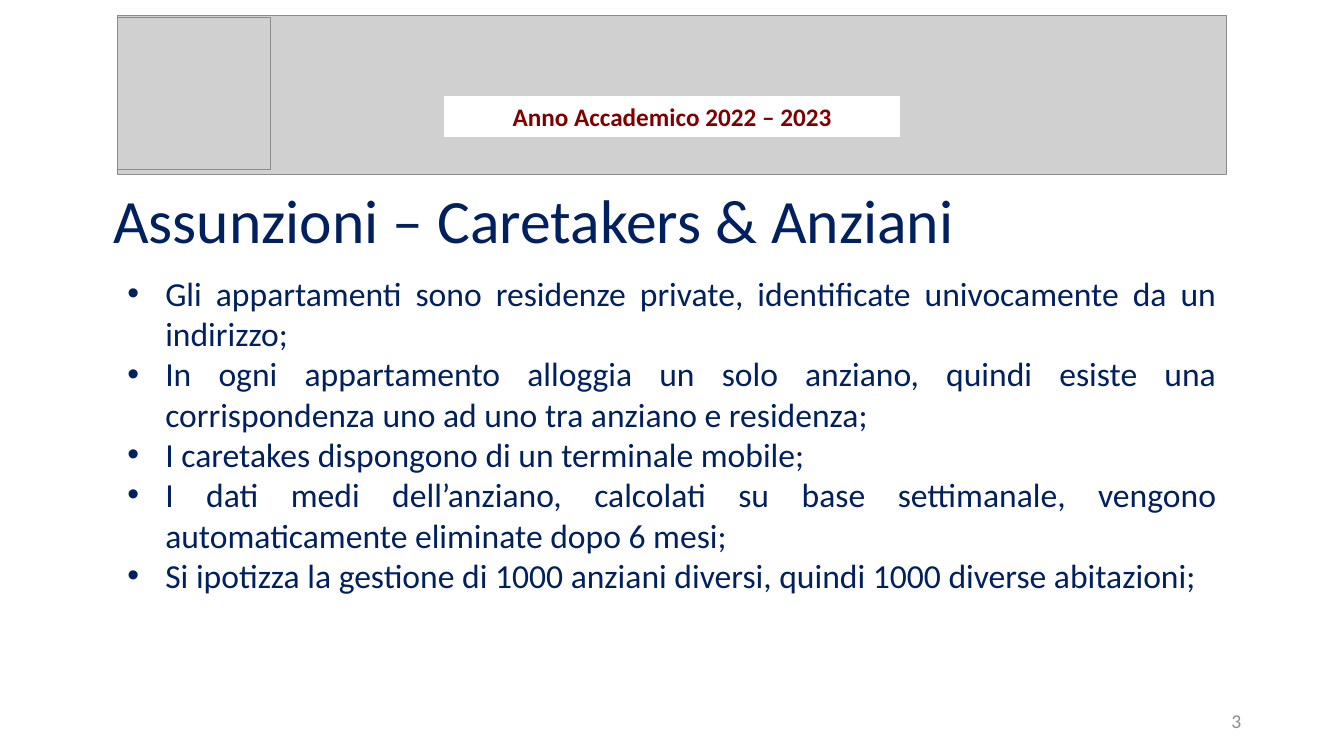
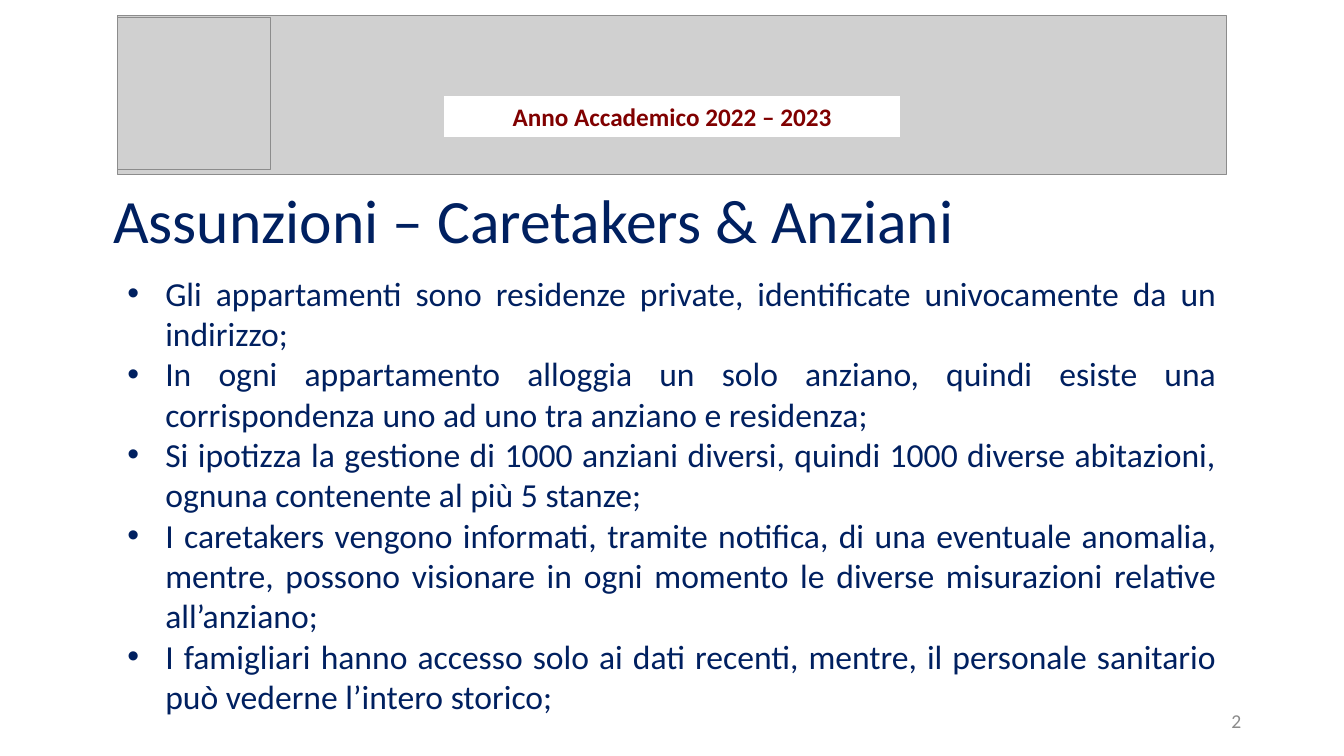
Before and after one commit to Wonderjack996/unimib-software-architecture, a slide deck: slide 2 of Progetto/Presentazione.pptx (slide 3 before the commit). Drawn at 1344x756 pixels with LibreOffice and Linux fonts; fonts in the diff are those of the drawing; grey boxes stand for pictures. Boxes give left, top, right and bottom in pixels: in the first picture for what was removed or moved away, otherwise in the second. Text is boxed around its words. In the diff, an @@ line names an element or a change of style, - is before the commit and + after.

```diff
--- a/Progetto/Presentazione.pptx
+++ b/Progetto/Presentazione.pptx
@@ text at box(165, 443, 1216, 715): text changed @@
-• I caretakes dispongono di un terminale mobile;
-• I dati medi dell’anziano, calcolati su base settimanale, vengono automaticamente eliminate dopo 6 mesi;
-• Si ipotizza la gestione di 1000 anziani diversi, quindi 1000 diverse abitazioni;
+• Si ipotizza la gestione di 1000 anziani diversi, quindi 1000 diverse abitazioni, ognuna contenente al più 5 stanze;
+• I caretakers vengono informati, tramite notifica, di una eventuale anomalia, mentre, possono visionare in ogni momento le diverse misurazioni relative all’anziano;
+• I famigliari hanno accesso solo ai dati recenti, mentre, il personale sanitario può vederne l’intero storico;
@@ page number at box(1231, 715, 1241, 728): text changed @@
-3
+2
```
Also in this commit, not shown: 5 other slides changed, 4 slides added, 1 slide removed, 17 other files.
